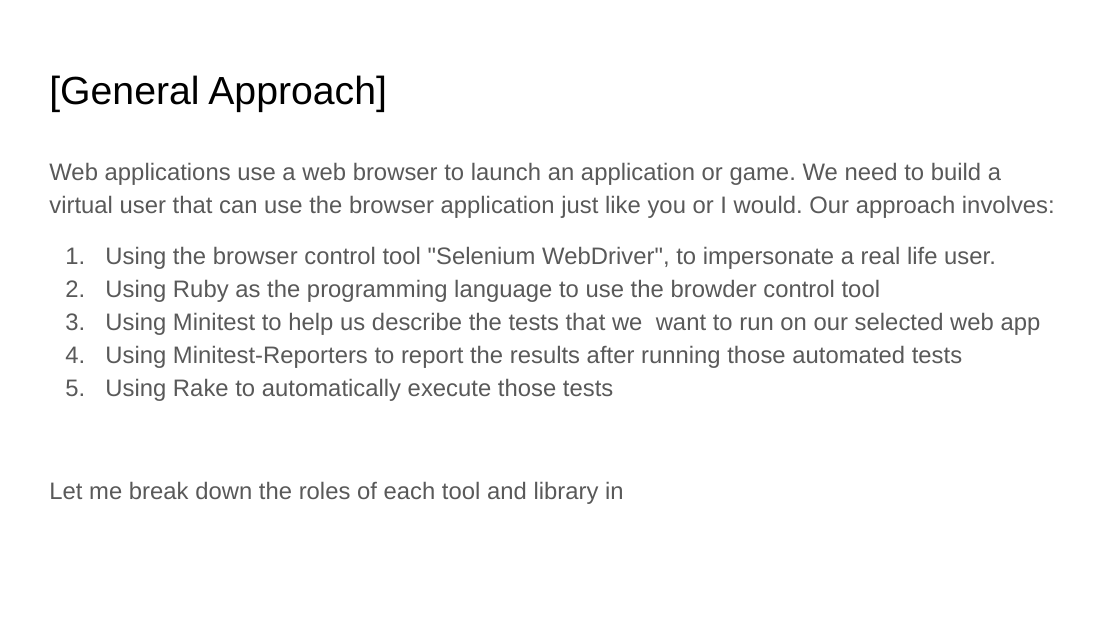
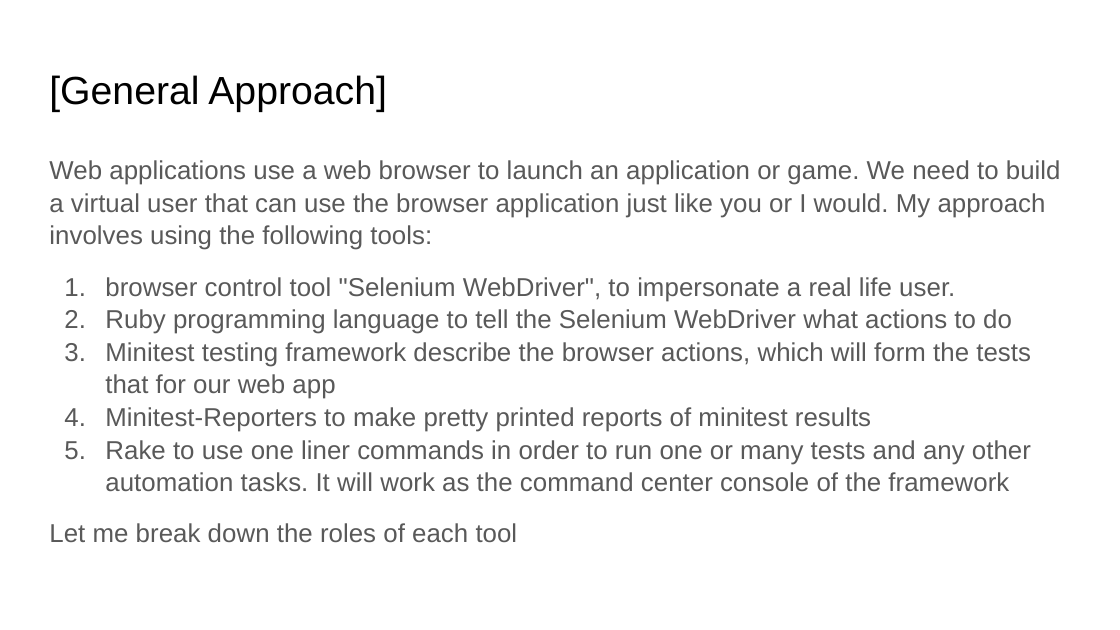
Before and after one commit to fawadmalik/end2EndAutomationWithRubyAndMinitestReport, a slide deck: slide 3 of docs/Web App Testing Automation.pptx. Drawn at 1120x630 pixels with LibreOffice and Linux fonts; fonts in the diff are those of the drawing. Boxes give left, top, right and bottom in pixels: in the first picture for what was removed or moved away, otherwise in the second. Text is boxed around its words. In the diff, an @@ line names an element or a change of style, - is before the commit and + after.

```diff
--- a/docs/Web App Testing Automation.pptx
+++ b/docs/Web App Testing Automation.pptx
@@ text at (49,160,1061,542): text changed; size 15.3 to 16.6 pt @@
-Web applications use a web browser to launch an application or game. We need to build a virtual user that can use the browser application just like you or I would. Our approach involves:
-1. Using the browser control tool "Selenium WebDriver", to impersonate a real life user.
-2. Using Ruby as the programming language to use the browder control tool
-3. Using Minitest to help us describe the tests that we want to run on our selected web app
-4. Using Minitest-Reporters to report the results after running those automated tests
-5. Using Rake to automatically execute those tests
-Let me break down the roles of each tool and library in
+Web applications use a web browser to launch an application or game. We need to build a virtual user that can use the browser application just like you or I would. My approach involves using the following tools:
+1. browser control tool "Selenium WebDriver", to impersonate a real life user.
+2. Ruby programming language to tell the Selenium WebDriver what actions to do
+3. Minitest testing framework describe the browser actions, which will form the tests that for our web app
+4. Minitest-Reporters to make pretty printed reports of minitest results
+5. Rake to use one liner commands in order to run one or many tests and any other automation tasks. It will work as the command center console of the framework
+Let me break down the roles of each tool
```
Also in this commit, not shown: 5 other slides changed, 3 slides added, 7 slides removed, 1 other file.
